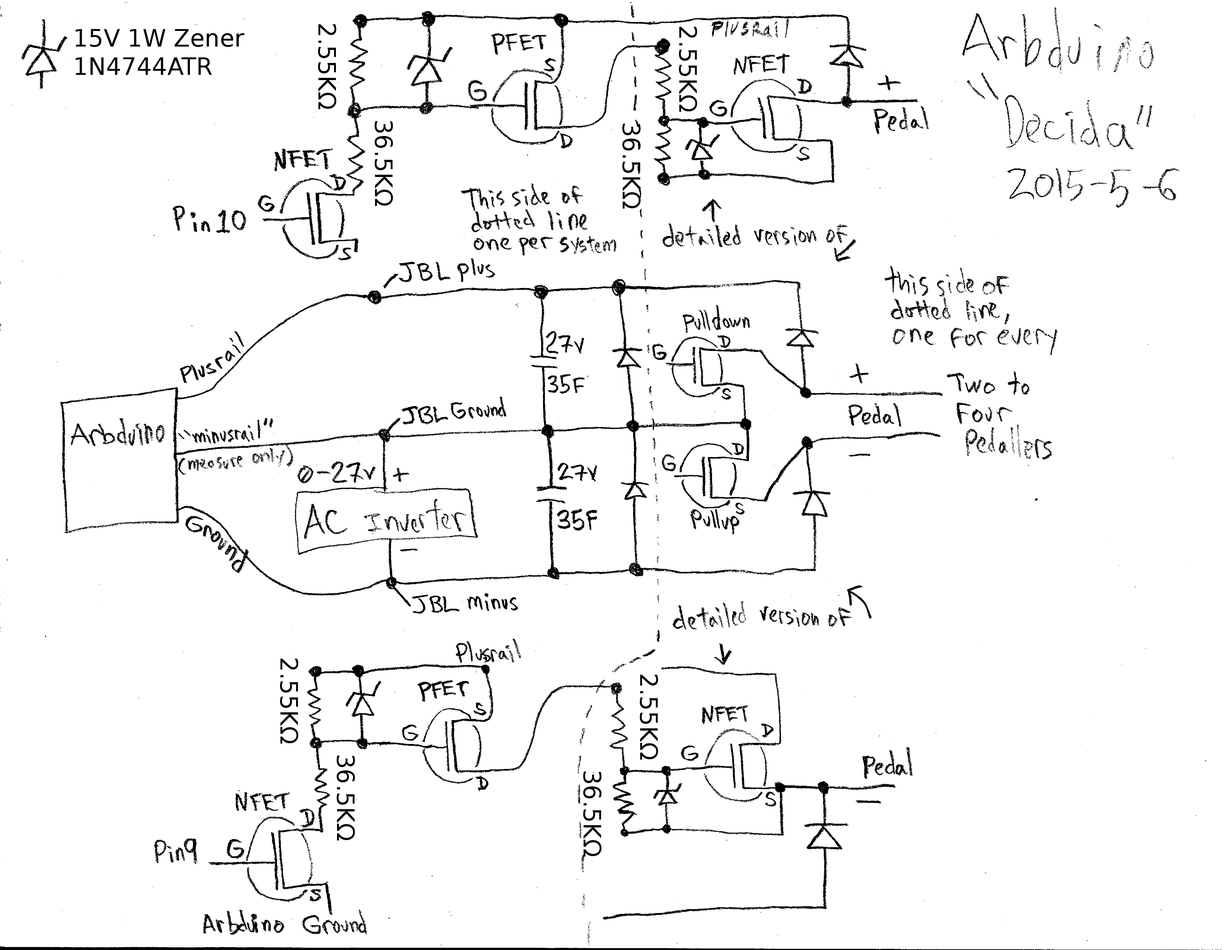
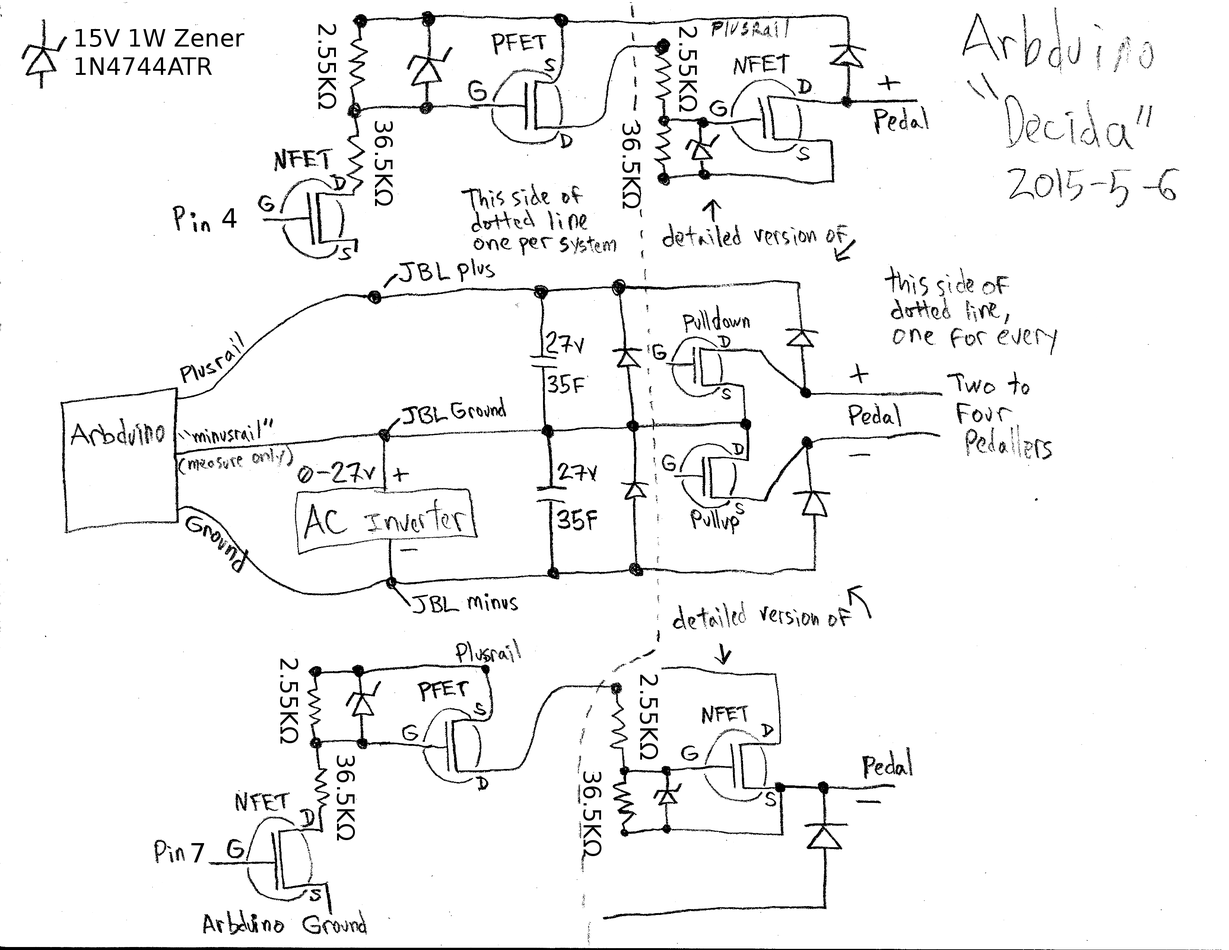
Layers edited between the first and the second 1229×950 image:
added layer "4" above "7" over (222, 208, 237, 228)
added layer "7" above "Layer" over (191, 842, 205, 863)
painted on "Layer" over (183, 208, 247, 864)
